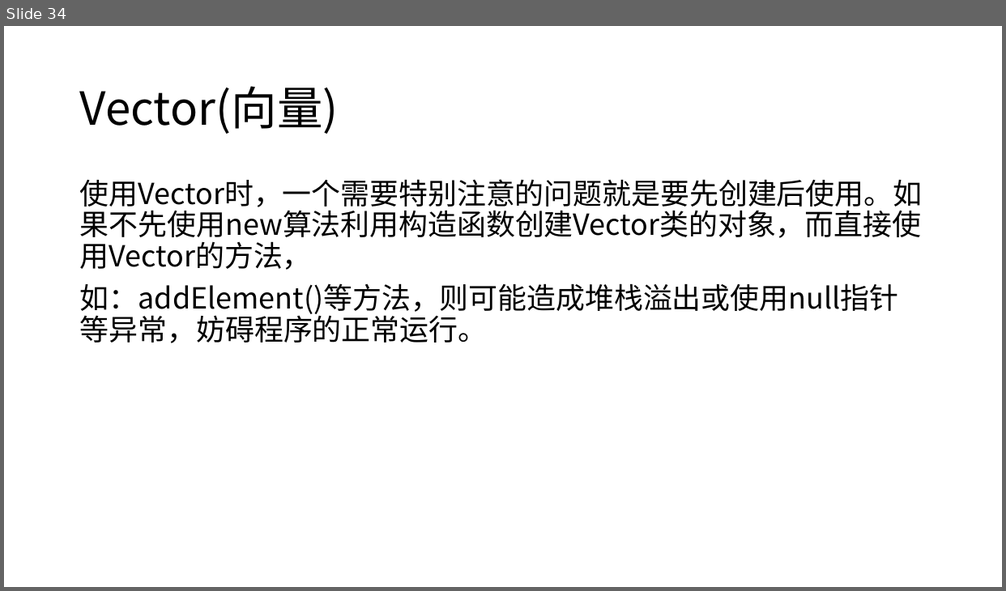
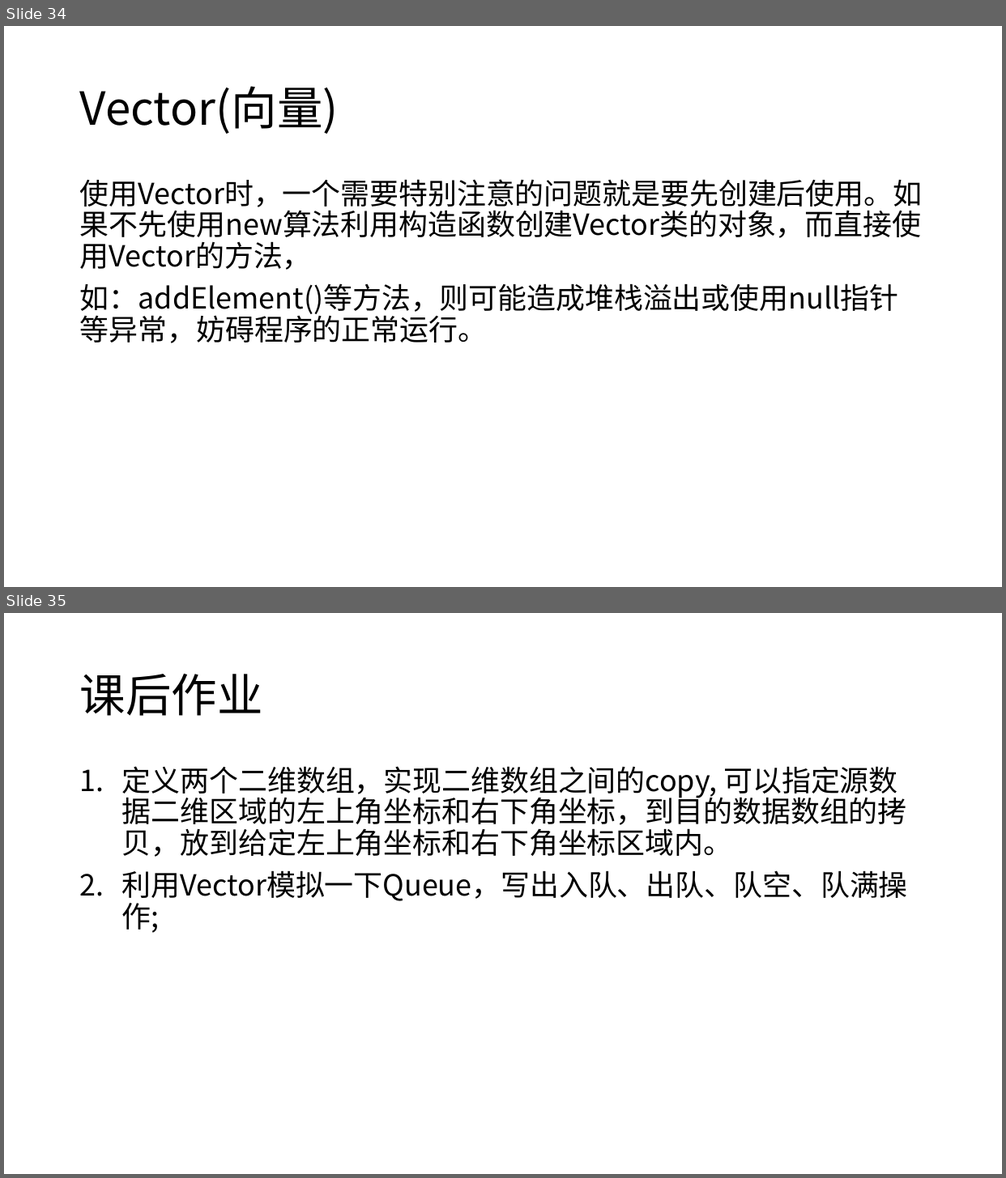
Before and after one commit to j-w-huang/oop, a slide deck: ch4/第四章 part1.pptx. Shown one above the other, each under a label of ours: slide 34 before the commit, slides 34 and 35 after it. The pictures are 1006x591 and 1006x1178 pixels, drawn with LibreOffice and Linux fonts; fonts in the diff are those of the drawing. Boxes give left, top, right and bottom in pixels: in the first picture for what was removed or moved away, otherwise in the second. Text is boxed around its words. In the diff, an @@ line names an element or a change of style, - is before the commit and + after.

```diff
--- a/ch4/第四章 part1.pptx
+++ b/ch4/第四章 part1.pptx
@@ slide 35 added at (x1=4, y1=613, x2=1002, y2=1174), background #FFFFFF @@
@@ title added at (x1=80, y1=674, x2=263, y2=716), 44 pt, text #000000 @@
+课后作业
@@ text added at (x1=122, y1=766, x2=908, y2=933), 28 pt, text #000000 @@
+1. 定义两个二维数组，实现二维数组之间的copy, 可以指定源数据二维区域的左上角坐标和右下角坐标，到目的数据数组的拷贝，放到给定左上角坐标和右下角坐标区域内。
+2. 利用Vector模拟一下Queue，写出入队、出队、队空、队满操作;
```
Also in this commit, not shown: 3 other files.
